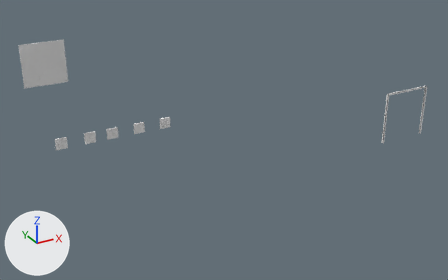
A saved change to the Blender file generator/Uchylna/uchylna5.blend.
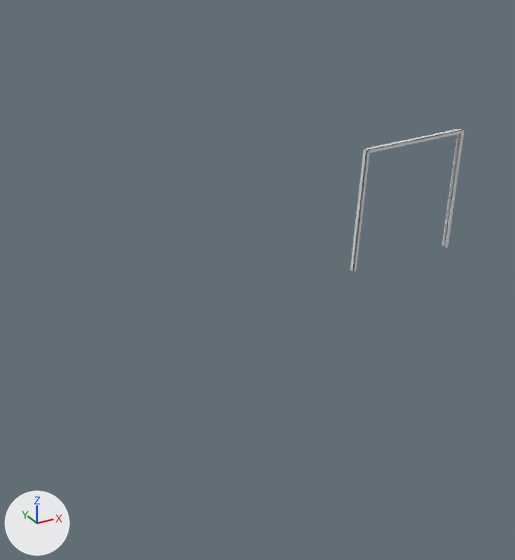
There are two pictures of each version: one whole from a 50 mm lens placed at (-15.01, -19.41, 15.2), pointed at (-3.87, 0.86, 5.07), one close up on the part from 54% to 100% of the width and 12% to 93% of the height. Every picture has the same lights, and +X, +Y and +Z are marked at lower left.

The first close-up shows 'szyny-na-brame'.
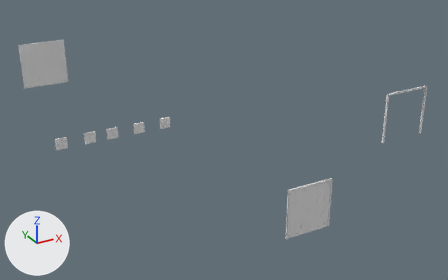
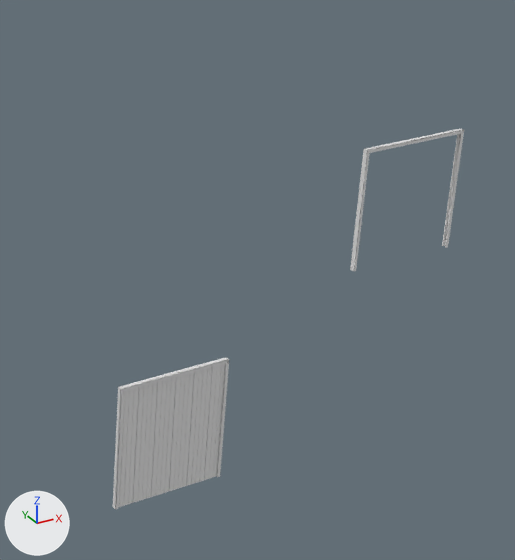
What differs and where, as boxes (x1, y1, x2, y2) in the close-ups (515 x 560 px):
'brama-koniec', added: after (118, 363, 226, 508)
'szyny', added: after (113, 357, 229, 510)

The change, as a diff of the scene's bpy script:
```diff
--- a/generator/Uchylna/uchylna5.blend.py
+++ b/generator/Uchylna/uchylna5.blend.py
@@ me_cube_004 @@
+me_cube_004.from_pydata(...)  # 1092 vertices, 630 faces; spans x -1.17..1.17, y -0.2..0.2, z -1.23..1.23
@@ ob_szyny @@
+ob_szyny = bpy.data.objects.new('szyny', me_cube_077)
+ob_szyny.location = (0.0, 0.0, 1.23)
+ob_szyny.scale = (0.978, 1.0, 1.02)
@@ ob_brama_koniec @@
+ob_brama_koniec = bpy.data.objects.new('brama-koniec', me_cube_004)
+ob_brama_koniec.location = (0.0, 0.0, 1.23)
+ob_brama_koniec.scale = (1.0, 0.075, 1.0)
```
